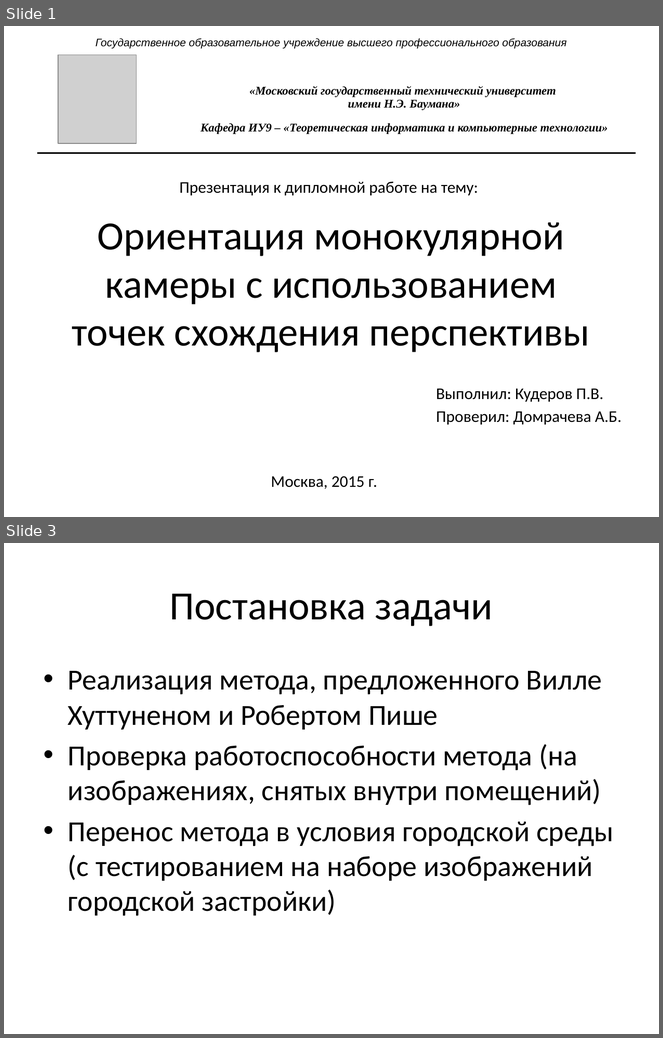
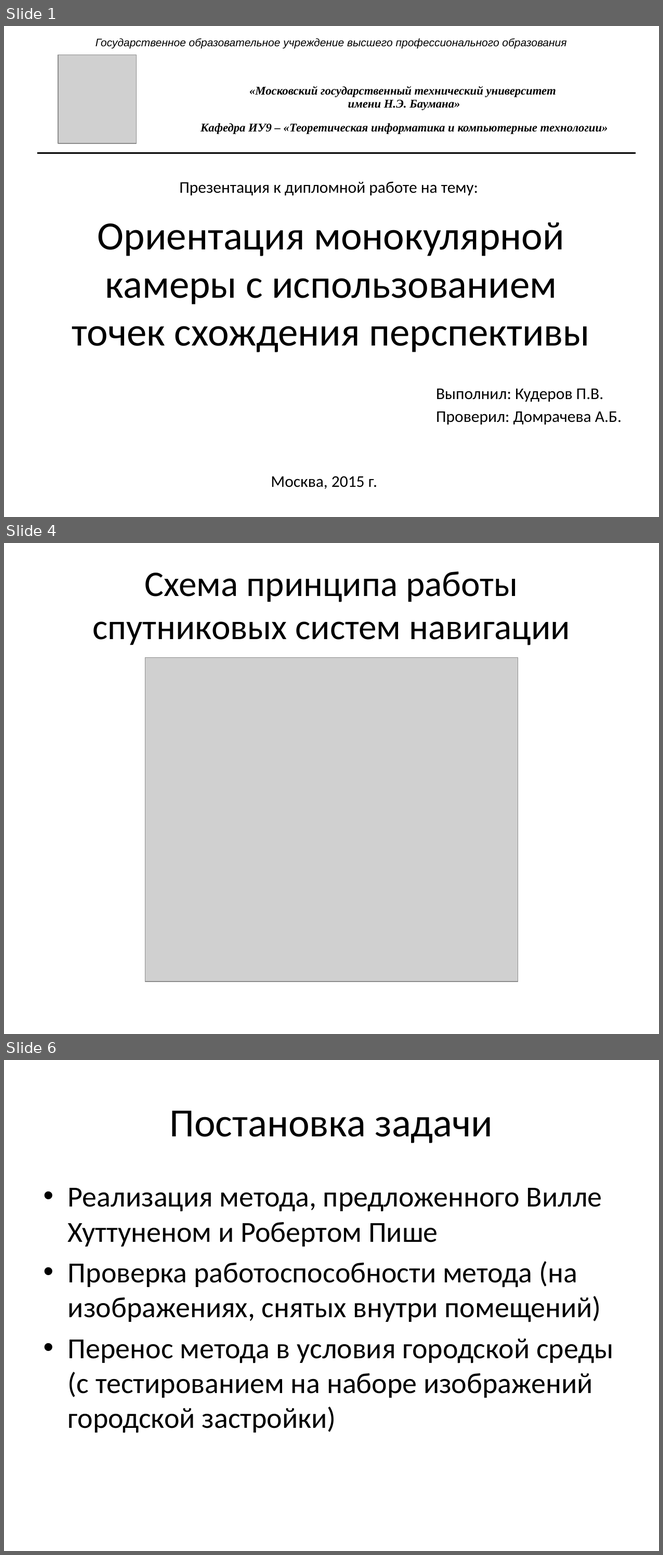
Before and after one commit to pkuderov/gyrocam, a slide deck: presentation.pptx. Shown one above the other, each under a label of ours: slides 1 and 3 before the commit, slides 1, 4 and 6 after it; the slides between them are not shown. The pictures are 663x1038 and 663x1555 pixels, drawn with LibreOffice and Linux fonts; fonts in the diff are those of the drawing; grey boxes stand for pictures. Boxes give left, top, right and bottom in pixels: in the first picture for what was removed or moved away, otherwise in the second. Text is boxed around its words. In the diff, an @@ line names an element or a change of style, - is before the commit and + after.

```diff
--- a/presentation.pptx
+++ b/presentation.pptx
@@ slide 4 added at (4,543,659,1034), background #FFFFFF @@
@@ title added at (92,572,570,645), 39.6 pt, text #000000 @@
+Схема принципа работы спутниковых систем навигации
@@ picture added at (145,657,518,982) @@
@@ what was slide 3 is now slide 6 @@
```
Also in this commit, not shown: 5 slides changed, 2 other slides added, 26 other files.
